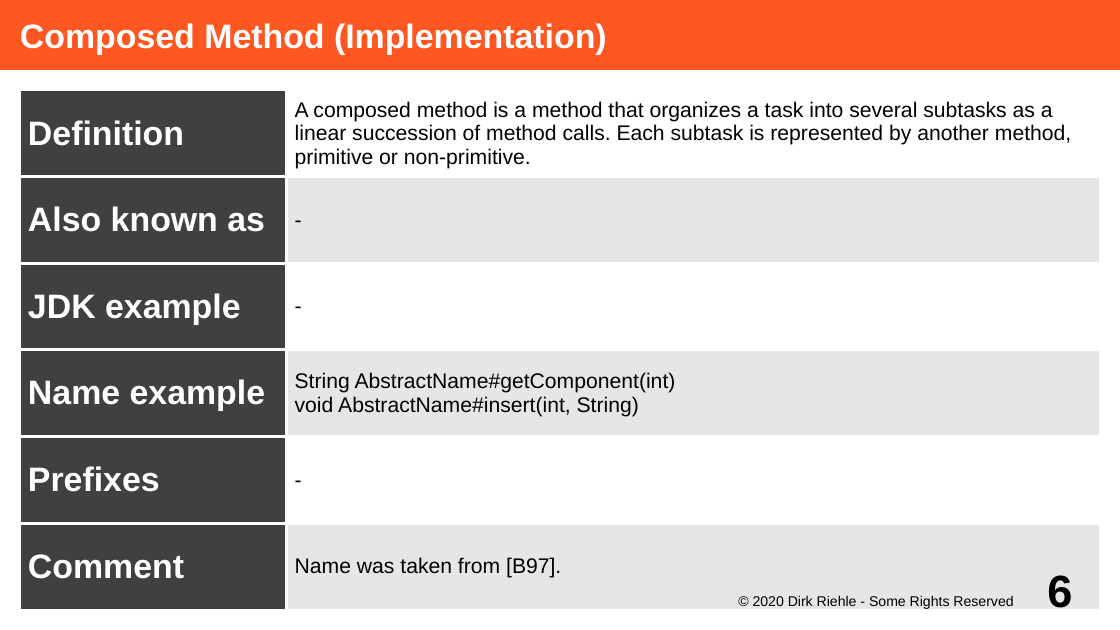
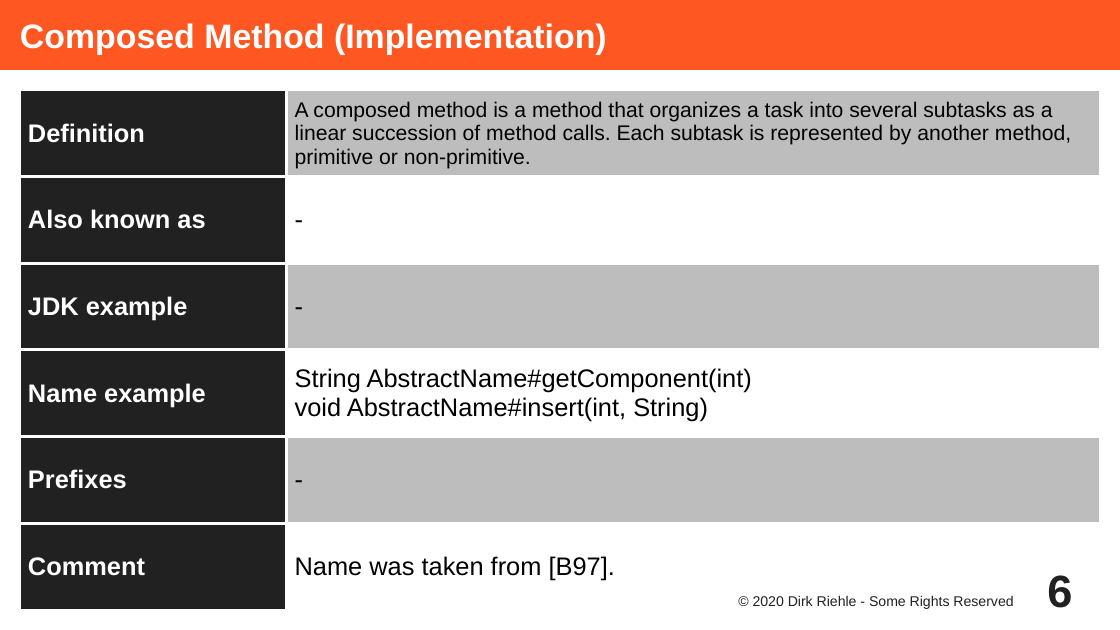
Before and after one commit to dirkriehle/adap-course, a slide deck: slide 6 of Lecture Slides/ADAP C02 - Method Properties.odp. Drawn at 1120x630 pixels with LibreOffice and Linux fonts; fonts in the diff are those of the drawing. Boxes give left, top, right and bottom in pixels: in the first picture for what was removed or moved away, otherwise in the second. Text is boxed around its words. In the diff, an @@ line names an element or a change of style, - is before the commit and + after.

```diff
--- a/Lecture Slides/ADAP C02 - Method Properties.odp
+++ b/Lecture Slides/ADAP C02 - Method Properties.odp
@@ table at (20, 90, 1101, 611) @@
@@ fill #404040 to #212121 in 6 cells @@
@@ fill #FFFFFF to #BDBDBD in 3 cells @@
@@ fill #E6E6E6 to #FFFFFF in 3 cells @@
@@ size 24 to 18 pt in "Definition", "Also known as", "JDK example", "Name example" and 2 more places @@
@@ size 15 to 18 pt in "-", "-", "String AbstractName#getComponent(int)", "void AbstractName#insert(int, String)" and 2 more places @@
@@ borders changed @@
@@ page number at (1047, 575, 1072, 608): text colour #000000 to #212121 @@
@@ text "© 2020 Dirk Riehle - ..." at (753, 595, 1013, 609): text colour #000000 to #212121 @@
```
Also in this commit, not shown: 19 other slides changed, 3 other files.
